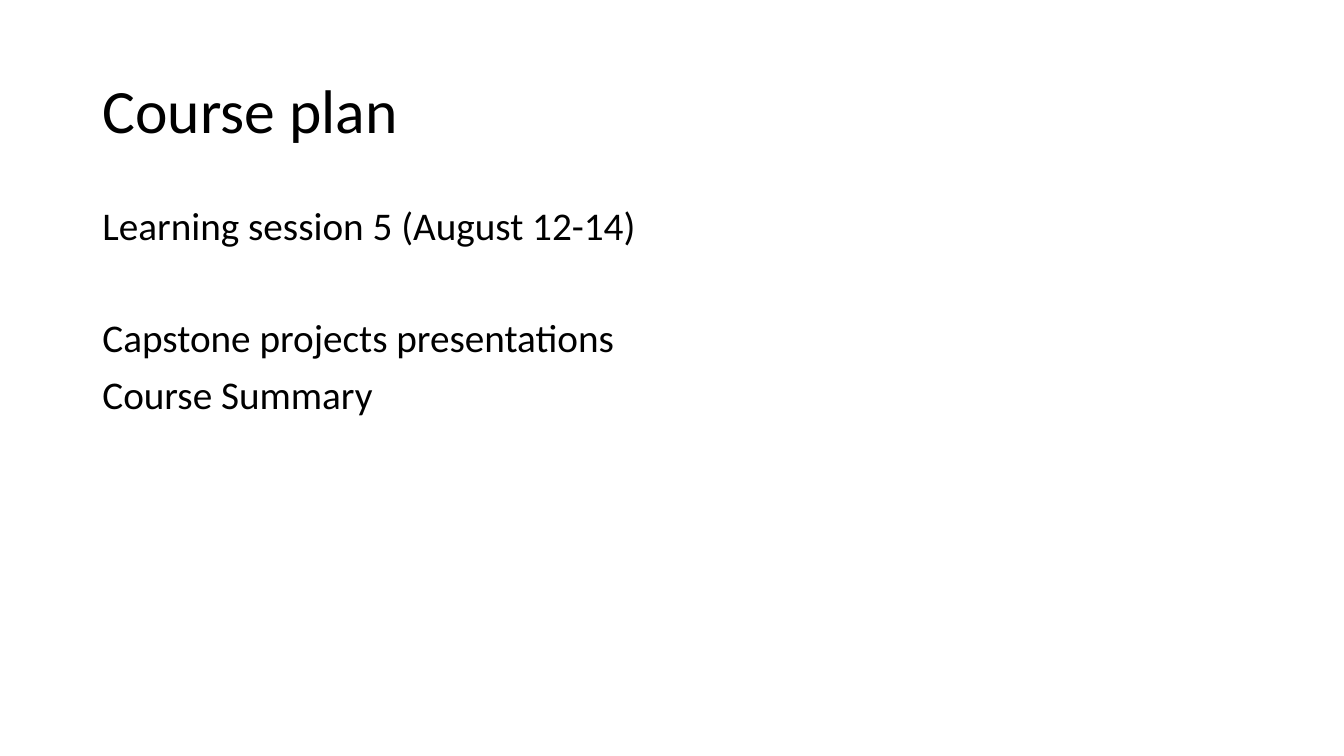
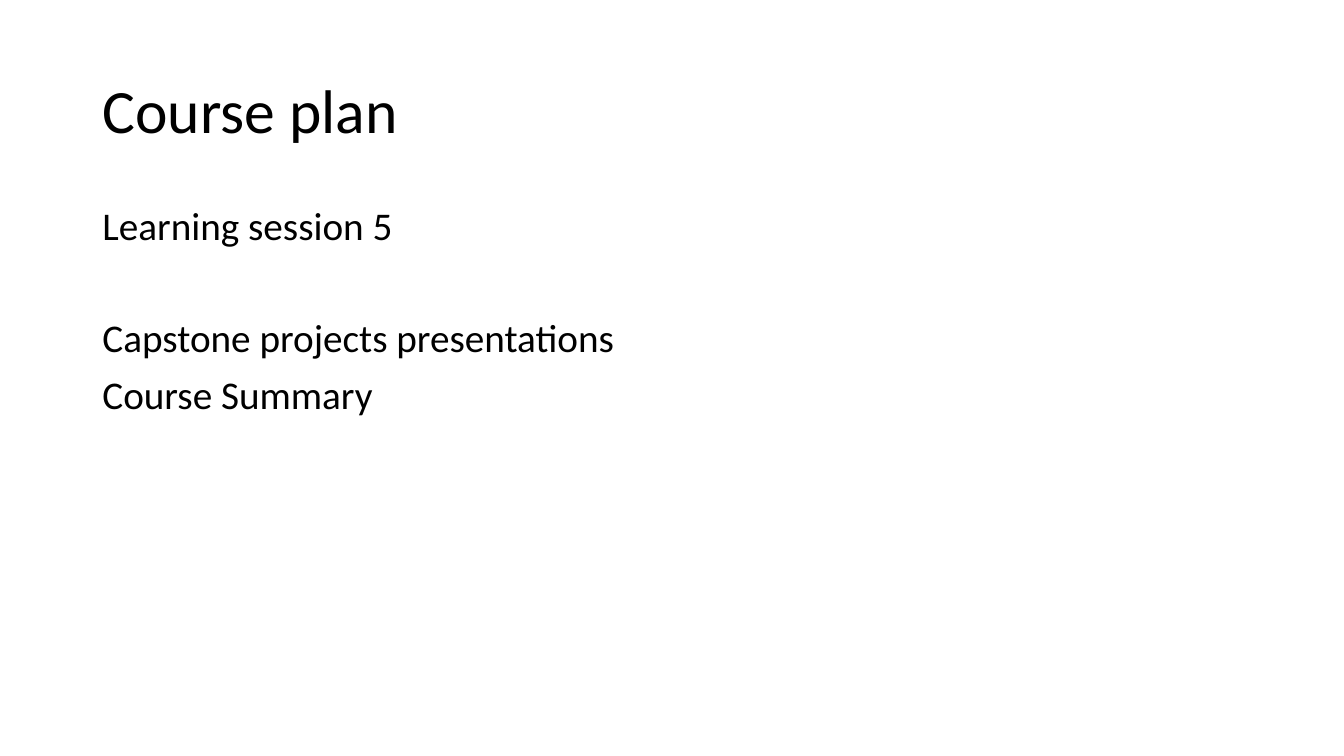
Before and after one commit to v1r7u/cloud_computing_old, a slide deck: slide 15 of presentations/01_Introduction.pptx. Drawn at 1344x756 pixels with LibreOffice and Linux fonts; fonts in the diff are those of the drawing. Boxes give left, top, right and bottom in pixels: in the first picture for what was removed or moved away, otherwise in the second. Text is boxed around its words. In the diff, an @@ line names an element or a change of style, - is before the commit and + after.

```diff
--- a/presentations/01_Introduction.pptx
+++ b/presentations/01_Introduction.pptx
@@ text at (102, 213, 393, 247): text changed @@
-Learning session 5 (August 12-14)
+Learning session 5
```
Also in this commit, not shown: 12 other slides changed, 6 other files.
